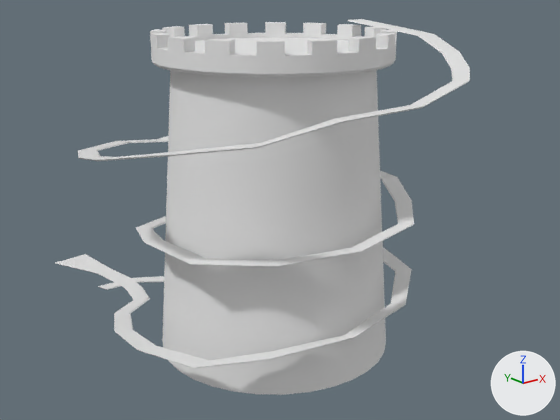
Before and after pictures for a commit that changed the FBX model Assets/Models/Torni_001.fbx.
Before and after are seen from a 50 mm camera at (-226.0, -288.0, 182.0) aimed at (15.0, 13.0, 62.0). Arrows for +X, +Y and +Z are at lower right; the lights stay in place. Where no turn or scale is listed for an object, it has been applied to the vertices. Vertices at the same position are counted once.

In view in the first picture: 'Cube', 'Tower'.
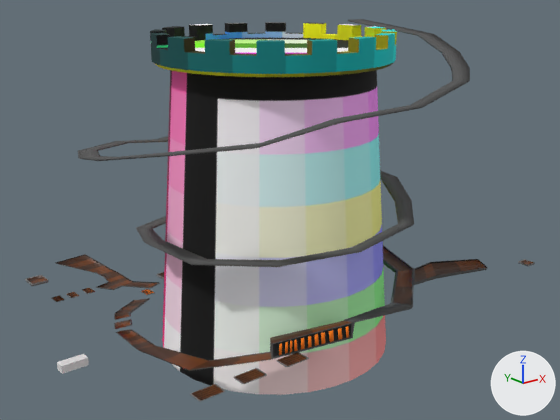
Where the newer file only moved an object's origin or applied its transform, the numbers keep the older frame.

Location of each change, (x1, y1, x2, y2) in pixels of the pictures (560 x 420 px):
'Cube', reshaped, rescaled: before (55, 19, 470, 368); after (55, 19, 488, 371)
'Cube.001', added: after (57, 354, 89, 374)
'MOVINGPlatform.006', added: after (190, 384, 225, 402)
'MOVINGPlatform.005', added: after (233, 368, 267, 384)
'MOVINGPlatform.004', added: after (277, 352, 309, 367)
'Platform', added: after (25, 275, 49, 286)
'Platform.002', added: after (518, 259, 535, 266)
'MOVINGPlatform.003', added: after (140, 289, 155, 295)
'MOVINGPlatform.002', added: after (51, 295, 65, 302)
'MOVINGPlatform.001', added: after (66, 292, 80, 298)
'MOVINGPlatform', added: after (82, 287, 95, 294)
part 1 of me_cylinder, built on: (375, 70, 386, 351) in both
part 2 of me_cylinder, recoloured: (150, 22, 397, 395) in both
part 3 of me_cube_001, built on: before (55, 19, 470, 368); after (55, 19, 488, 371)

Diff of the bpy script that builds the scene:
```diff
--- a/Assets/Models/Torni_001.fbx.py
+++ b/Assets/Models/Torni_001.fbx.py
@@ me_cube_001 @@
 # used by ob_cube; location = (0.0, 59.5, 5.1); rotation_euler = (1.571, 0.0, 0.0), in degrees (90, 0, 0); scale = (5.29, 0.289, 3.47)
-me_cube_001.from_pydata(...)  # 212 vertices, 210 faces; spans x -19.0..14.0, y -1.0..525.0, z -25.0..42.0
+me_cube_001.from_pydata(...)  # 743 vertices, 683 faces; spans x -99.0..94.0, y 0.0..152.0, z -86.0..145.0
+# me_cube_001 part 3: 212 vertices removed from x -19.0..14.0, y -1.0..525.0, z -25.0..42.0; 743 vertices added at x -99.0..94.0, y 0.0..152.0, z -86.0..145.0
+# me_cube_001 part 4: the surface is now shaded smooth
+me_cube_001.materials.append(mat_palette)  # picture img_palette_png
+me_cube_001.materials.append(mat_wood)  # picture img_plank_1_jpg
@@ me_cylinder @@
-me_cylinder.from_pydata(...)  # 288 vertices, 257 faces; spans x -58.0..58.0, y -58.0..58.0, z -1.0..154.0
+me_cylinder.from_pydata(...)  # 316 vertices, 263 faces; spans x -58.0..58.0, y -58.0..58.0, z -1.0..154.0
+# me_cylinder part 1
+# 1 face is deleted
+# 28 vertices are added at x 33.0..34.0, y -43.0..-42.0, z 42.0..44.0
+# 7 new faces join them
+# me_cylinder part 2: 256 faces spanning x -58.0..58.0, y -58.0..58.0, z -1.0..154.0 switch from mat_material_001 (white #e7e7e7) to mat_palette (picture img_palette_png)
@@ ob_cube @@
 ob_cube.rotation_euler = (1.571, 0.0, 0.0)  # degrees (90, 0, 0)
-ob_cube.scale = (5.29, 0.289, 3.47)
@@ ob_movingplatform_004 @@
+ob_movingplatform_004 = bpy.data.objects.new('MOVINGPlatform.004', me_cube_009)  # 108 vertices, 93 faces; spans x -6.15..6.15, y -3.53..3.67, z -0.15..0.14; in mat_palette (picture img_palette_png)
+ob_movingplatform_004.location = (-37.1, -59.9, 23.2)
@@ ob_platform_002 @@
+ob_platform_002 = bpy.data.objects.new('Platform.002', me_cube_012)  # 54 vertices, 47 faces; spans x -2.83..2.83, y -3.13..3.13, z -0.37..0.37; in mat_palette (picture img_palette_png), mat_wood (picture img_plank_1_jpg)
+ob_platform_002.location = (96.3, -81.3, 41.3)
@@ ob_movingplatform_002 @@
+ob_movingplatform_002 = bpy.data.objects.new('MOVINGPlatform.002', me_cube_006)  # 108 vertices, 93 faces; spans x -60.95..-55.8, y 30.97..38.32, z 3.57..3.86; in mat_palette (picture img_palette_png)
+ob_movingplatform_002.location = (-18.0, 59.5, 5.1)
@@ ob_movingplatform @@
+ob_movingplatform = bpy.data.objects.new('MOVINGPlatform', me_cube_003)  # 108 vertices, 93 faces; spans x -60.95..-55.8, y 30.97..38.32, z 3.57..3.86; in mat_palette (picture img_palette_png)
+ob_movingplatform.location = (0.0, 59.5, 5.1)
@@ ob_movingplatform_003 @@
+ob_movingplatform_003 = bpy.data.objects.new('MOVINGPlatform.003', me_cube_008)  # 108 vertices, 93 faces; spans x -2.8..2.8, y -3.65..3.78, z -0.13..0.12; in mat_palette (picture img_palette_png)
+ob_movingplatform_003.location = (-32.5, 73.3, 8.1)
@@ ob_movingplatform_001 @@
+ob_movingplatform_001 = bpy.data.objects.new('MOVINGPlatform.001', me_cube_006.copy())
+ob_movingplatform_001.location = (-9.4, 59.5, 5.1)
@@ ob_movingplatform_005 @@
+ob_movingplatform_005 = bpy.data.objects.new('MOVINGPlatform.005', me_cube_010)  # 108 vertices, 93 faces; spans x -6.15..6.15, y -3.53..3.67, z -0.15..0.14; in mat_palette (picture img_palette_png)
+ob_movingplatform_005.location = (-59.6, -59.9, 23.2)
@@ ob_cube_001 @@
+ob_cube_001 = bpy.data.objects.new('Cube.001', me_cube_002)  # a box spanning x -7.13..7.13, y -2.71..2.71, z -2.09..2.09
+ob_cube_001.location = (-89.4, 49.4, -7.4)
@@ ob_platform @@
+ob_platform = bpy.data.objects.new('Platform', me_cube_007)  # 54 vertices, 47 faces; spans x -4.65..4.65, y -5.15..5.15, z -0.61..0.61; in mat_palette (picture img_palette_png), mat_wood (picture img_plank_1_jpg)
+ob_platform.location = (-87.1, 94.0, 22.6)
@@ ob_movingplatform_006 @@
+ob_movingplatform_006 = bpy.data.objects.new('MOVINGPlatform.006', me_cube_010.copy())
+ob_movingplatform_006.location = (-80.2, -59.9, 23.2)
```
